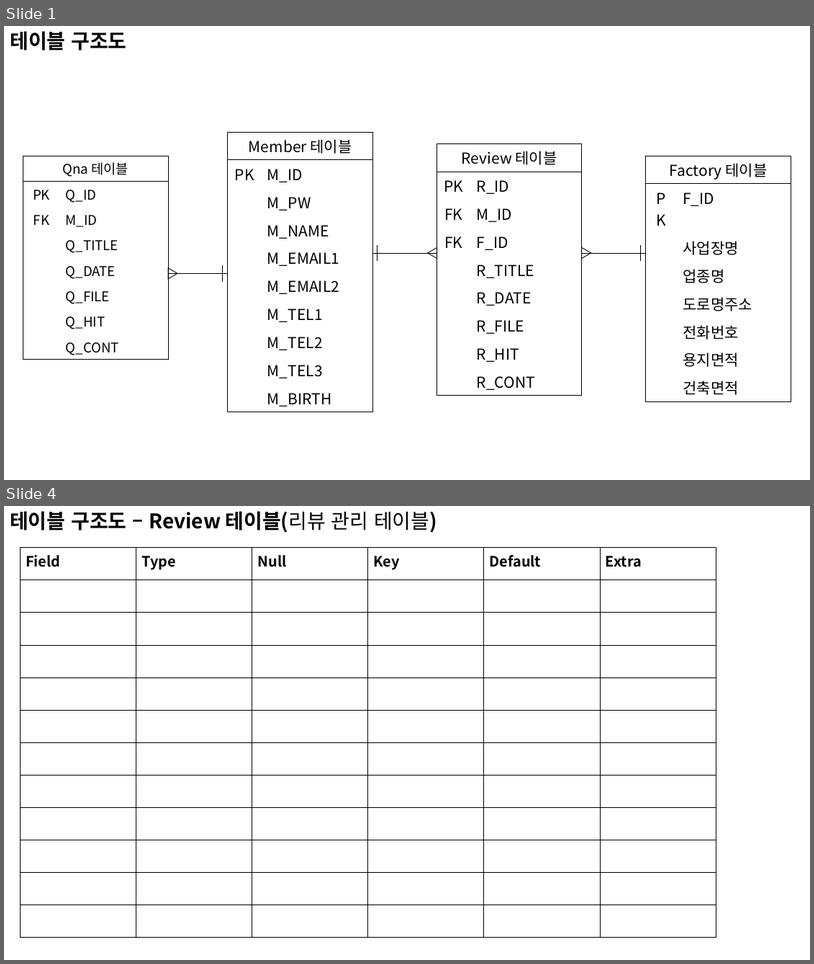
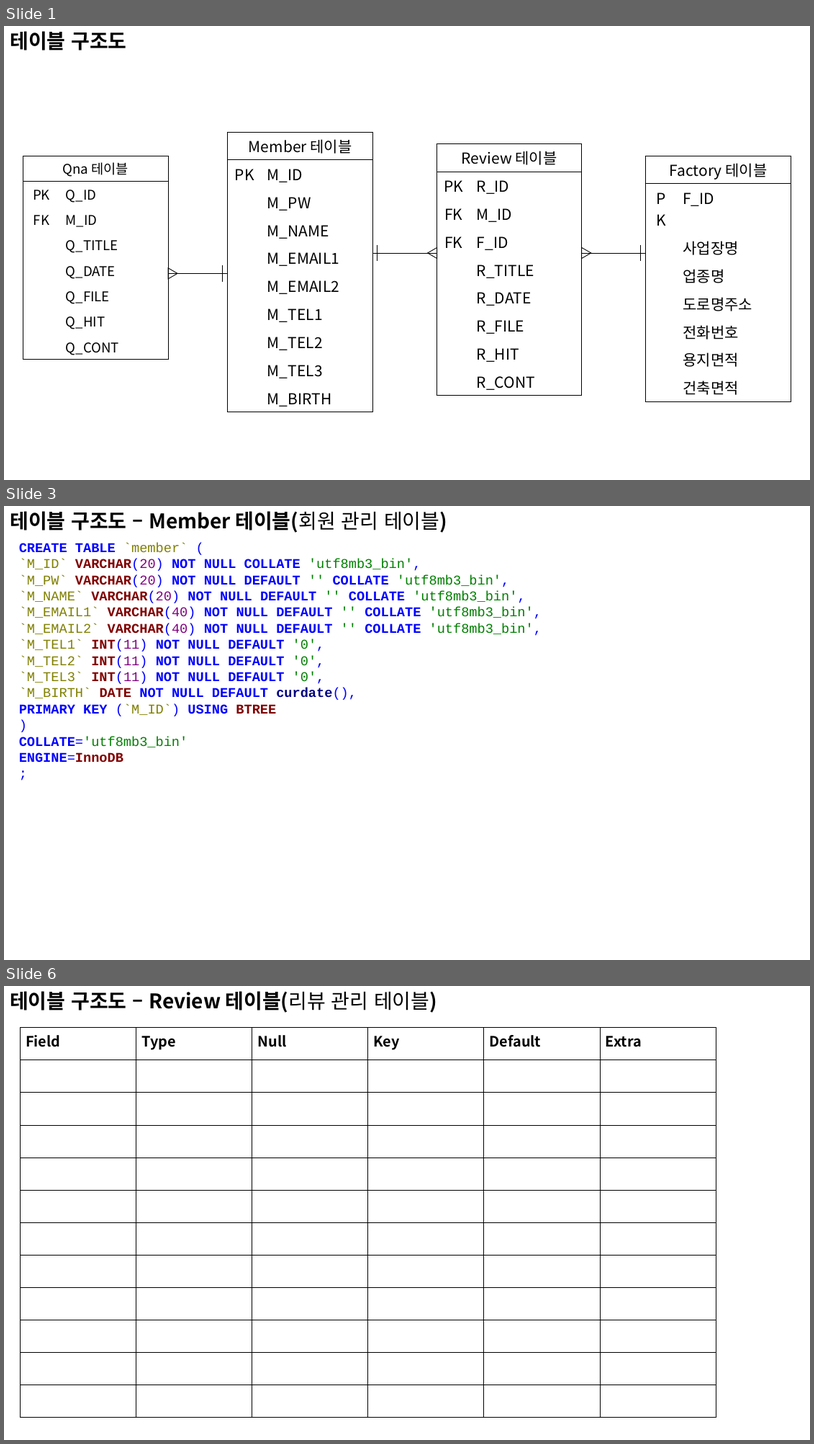
Before and after one commit to hyun5292/Vue, a slide deck: factoreview/src/assets/자료/DB구조도.pptx. Shown one above the other, each under a label of ours: slides 1 and 4 before the commit, slides 1, 3 and 6 after it; the slides between them are not shown. The pictures are 814x964 and 814x1444 pixels, drawn with LibreOffice and Linux fonts; fonts in the diff are those of the drawing. Boxes give left, top, right and bottom in pixels: in the first picture for what was removed or moved away, otherwise in the second. Text is boxed around its words. In the diff, an @@ line names an element or a change of style, - is before the commit and + after.

Commit message:
DB 구조도 수정 및 DB 생성
- 쿼리 파일 저장
- API 사용에 따라 수정 필요

```diff
--- a/factoreview/src/assets/자료/DB구조도.pptx
+++ b/factoreview/src/assets/자료/DB구조도.pptx
@@ slide 3 added at box(4, 506, 810, 960), background #FFFFFF @@
@@ text added at box(10, 511, 448, 533), 24 pt, text #000000, bold @@
+테이블 구조도 – Member 테이블(회원 관리 테이블)
@@ text added at box(19, 543, 542, 762), 16 pt, text #0000FF, bold @@
+CREATE TABLE `member` (
+`M_ID` VARCHAR(20) NOT NULL COLLATE 'utf8mb3_bin',
+`M_PW` VARCHAR(20) NOT NULL DEFAULT '' COLLATE 'utf8mb3_bin',
+`M_NAME` VARCHAR(20) NOT NULL DEFAULT '' COLLATE 'utf8mb3_bin',
+`M_EMAIL1` VARCHAR(40) NOT NULL DEFAULT '' COLLATE 'utf8mb3_bin',
+`M_EMAIL2` VARCHAR(40) NOT NULL DEFAULT '' COLLATE 'utf8mb3_bin',
+`M_TEL1` INT(11) NOT NULL DEFAULT '0',
+`M_TEL2` INT(11) NOT NULL DEFAULT '0',
+`M_TEL3` INT(11) NOT NULL DEFAULT '0',
+`M_BIRTH` DATE NOT NULL DEFAULT curdate(),
+PRIMARY KEY (`M_ID`) USING BTREE
+)
+COLLATE='utf8mb3_bin'
+ENGINE=InnoDB
+;
@@ what was slide 4 is now slide 6 @@
```
Also in this commit, not shown: 2 slides changed, 1 other slide added, 1 other file.
